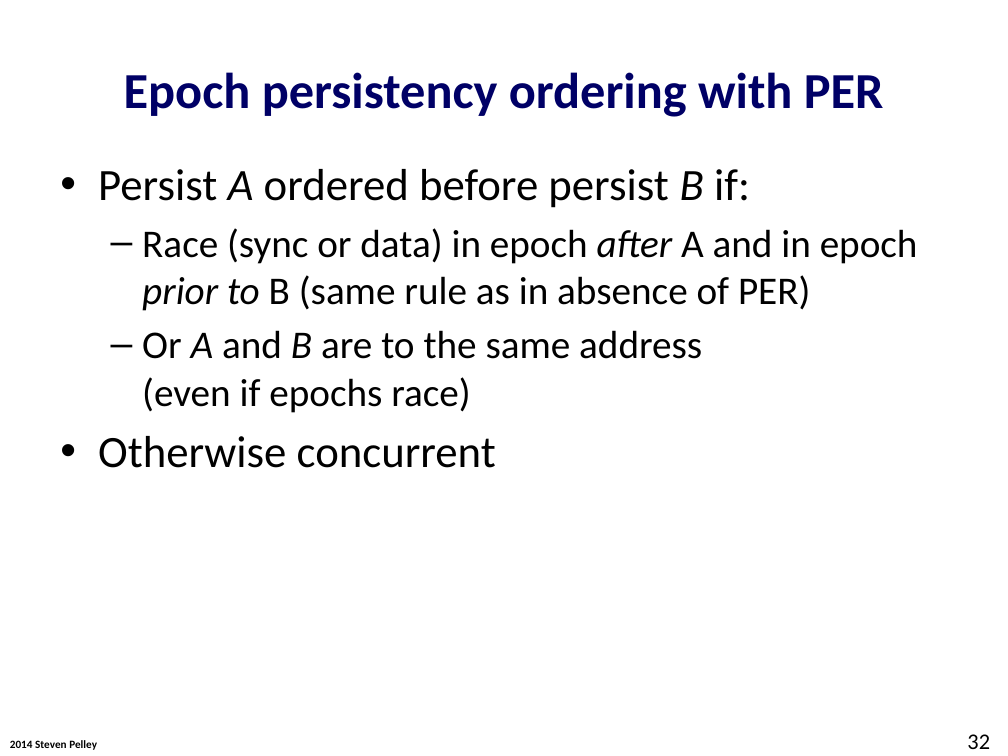
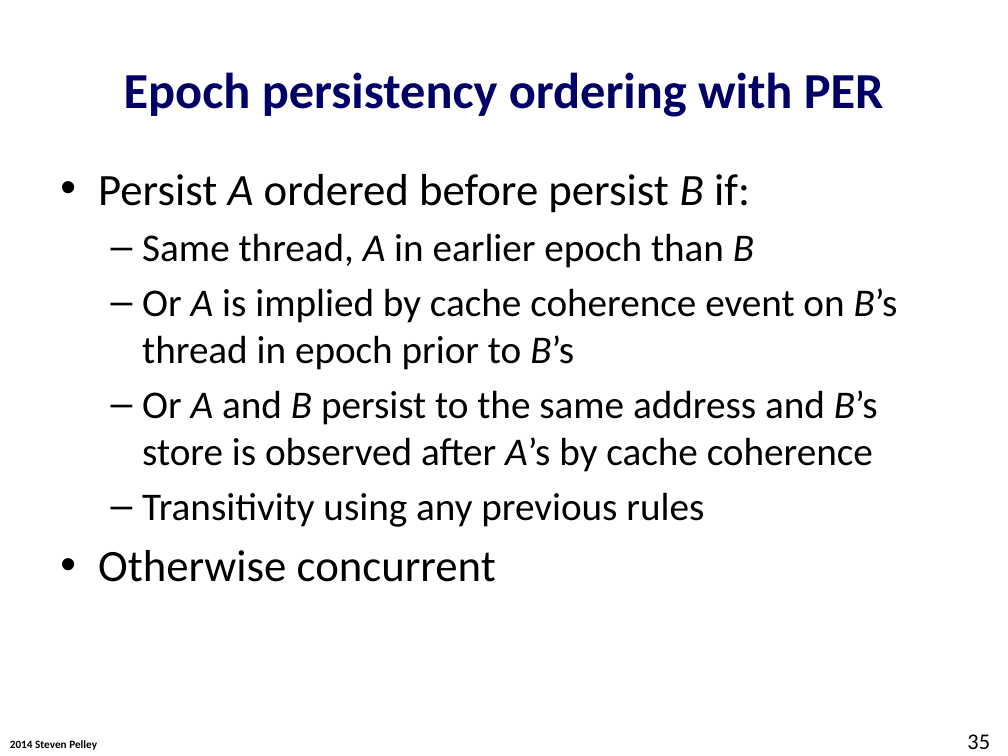
Before and after one commit to Abulila/dissertation, a slide deck: slide 35 of proposal/defense.pptx (slide 32 before the commit). Drawn at 1008x756 pixels with LibreOffice and Linux fonts; fonts in the diff are those of the drawing; background and template pictures are left out. Boxes give left, top, right and bottom in pixels: in the first picture for what was removed or moved away, otherwise in the second. Text is boxed around its words. In the diff, an @@ line names an element or a change of style, - is before the commit and + after.

```diff
--- a/proposal/defense.pptx
+++ b/proposal/defense.pptx
@@ text at (142, 233, 898, 527): text changed @@
-  – Race (sync or data) in epoch after A and in epoch prior to B (same rule as in absence of PER)
-  – Or A and B are to the same address
-    (even if epochs race)
+  – Same thread, A in earlier epoch than B
+  – Or A is implied by cache coherence event on B’s thread in epoch prior to B’s
+  – Or A and B persist to the same address and B’s store is observed after A’s by cache coherence
+  – Transitivity using any previous rules
@@ page number at (967, 734, 990, 749): text changed @@
-32
+35
```
Also in this commit, not shown: 11 other slides changed, 4 slides added.
